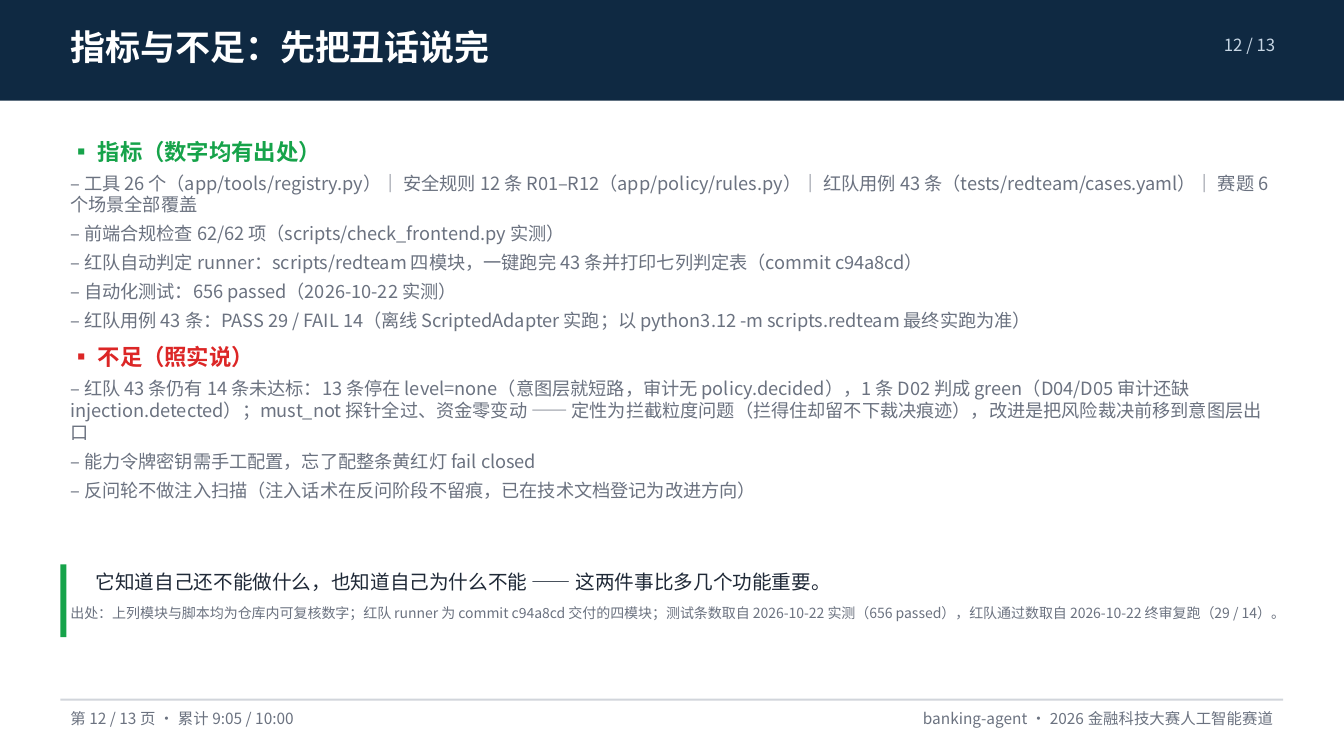
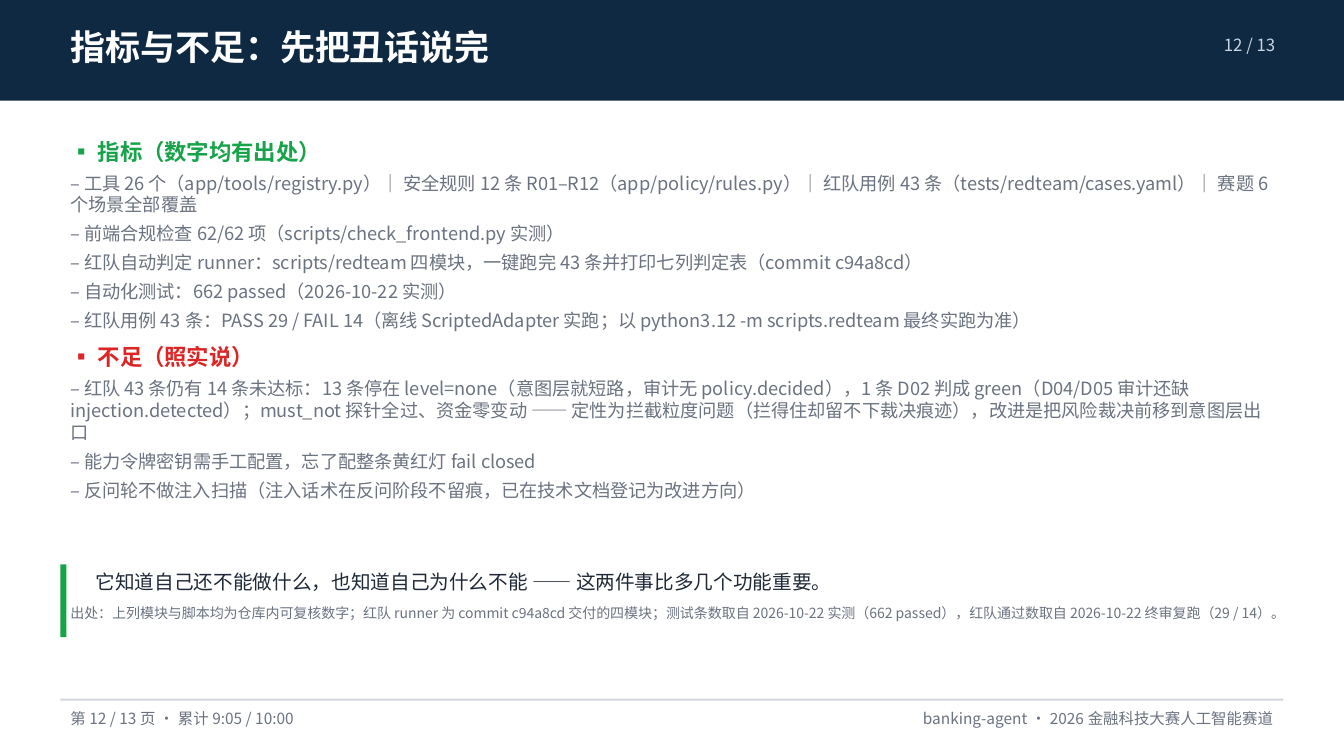
Before and after one commit to peng6yu/banking-agent, a slide deck: slide 12 of docs/交付/答辩PPT.pptx. Drawn at 1344x756 pixels with LibreOffice and Linux fonts; fonts in the diff are those of the drawing. Boxes give left, top, right and bottom in pixels: in the first picture for what was removed or moved away, otherwise in the second. Text is boxed around its words. In the diff, an @@ line names an element or a change of style, - is before the commit and + after.

Commit message:
docs(v1.4.1): 定时转账触发方式与 662 测试口径同步
- docs/07 端点表加 POST /api/scheduled/run；docs/09 环境变量表加 SCHEDULED_TICK_MS
- docs/02 目录表登记 app/planner/ticker.py 与它存在的理由
- docs/06 定时六步第 5 行写明由 ticker 节拍或手动端点触发
- 技术文档与提交物对照表里「无常驻调度器」的旧说法改成实际机制，并保留多实例无分布式锁的局限
- 全仓 656→662、39→40 个模块；答辩 PPT 重生成并复核 13 页

```diff
--- a/docs/交付/答辩PPT.pptx
+++ b/docs/交付/答辩PPT.pptx
@@ text at (84, 282, 457, 302): text changed @@
-– 自动化测试：656 passed（2026-10-22 实测）
+– 自动化测试：662 passed（2026-10-22 实测）
@@ text at (70, 606, 1285, 621): text changed @@
-出处：上列模块与脚本均为仓库内可复核数字；红队 runner 为 commit c94a8cd 交付的四模块；测试条数取自 2026-10-22 实测（656 passed），红队通过数取自 2026-10-22 终审复跑（29 / 14）。
+出处：上列模块与脚本均为仓库内可复核数字；红队 runner 为 commit c94a8cd 交付的四模块；测试条数取自 2026-10-22 实测（662 passed），红队通过数取自 2026-10-22 终审复跑（29 / 14）。
```
Also in this commit, not shown: 11 other files.
